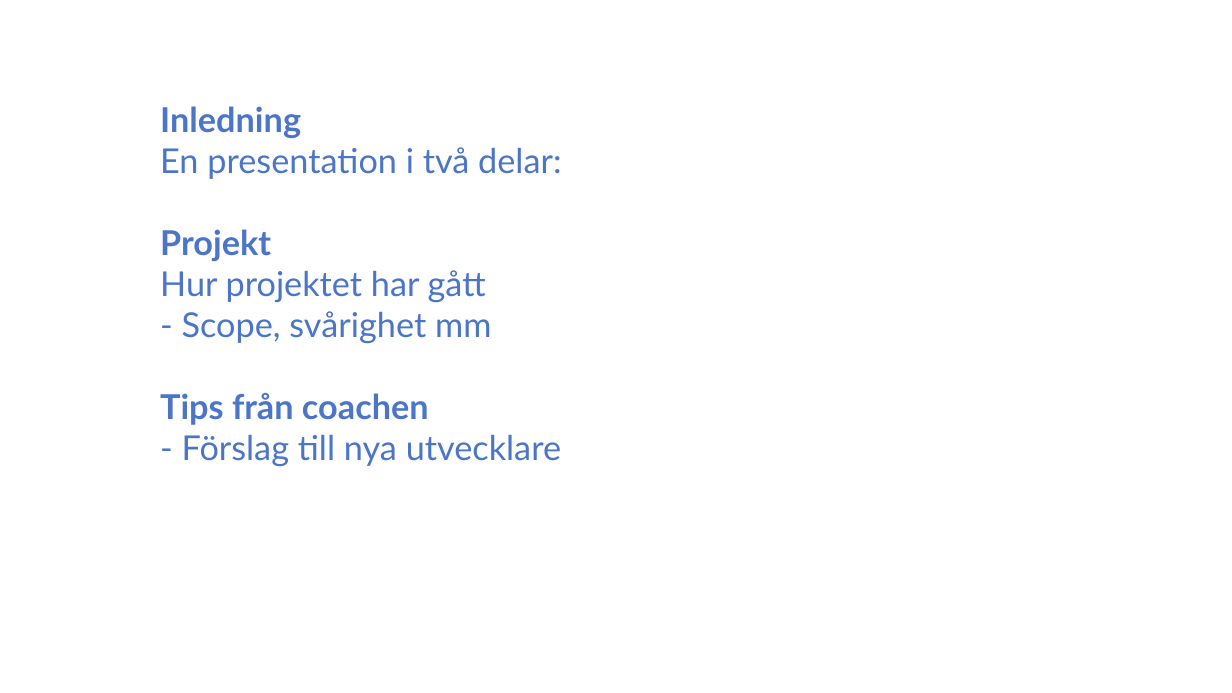
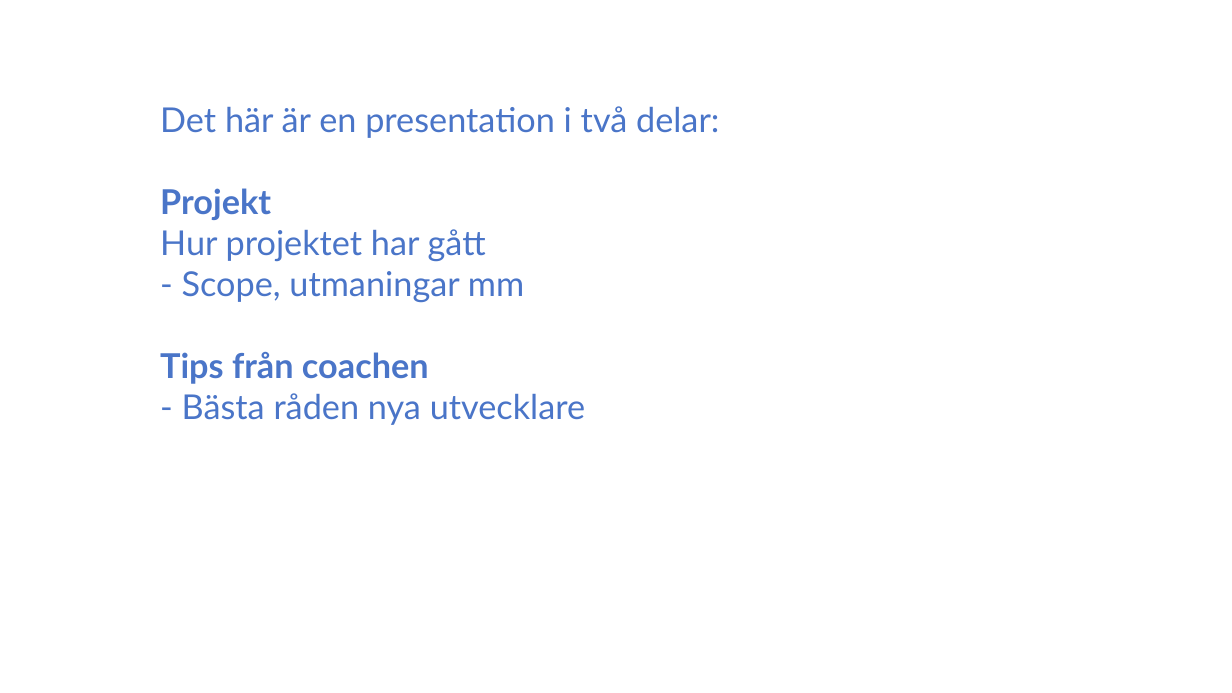
Before and after one commit to pereriksson/taskist, a slide deck: slide 2 of doc/Redovisning.pptx. Drawn at 1232x693 pixels with LibreOffice and Linux fonts; fonts in the diff are those of the drawing. Boxes give left, top, right and bottom in pixels: in the first picture for what was removed or moved away, otherwise in the second. Text is boxed around its words. In the diff, an @@ line names an element or a change of style, - is before the commit and + after.

```diff
--- a/doc/Redovisning.pptx
+++ b/doc/Redovisning.pptx
@@ text at bbox=[160, 106, 719, 138]: text changed @@
-● Inledning
-● En presentation i två delar:
+● Det här är en presentation i två delar:
@@ text at bbox=[182, 271, 524, 303]: text changed @@
-● - Scope, svårighet mm
+● - Scope, utmaningar mm
@@ text at bbox=[182, 393, 585, 425]: text changed @@
-● - Förslag till nya utvecklare
+● - Bästa råden nya utvecklare
```
Also in this commit, not shown: 9 other slides changed.
